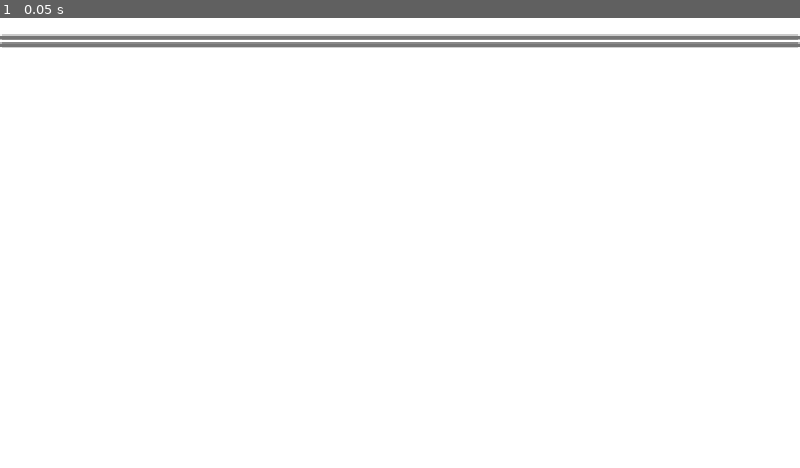
Above: before the commit, frame 1.
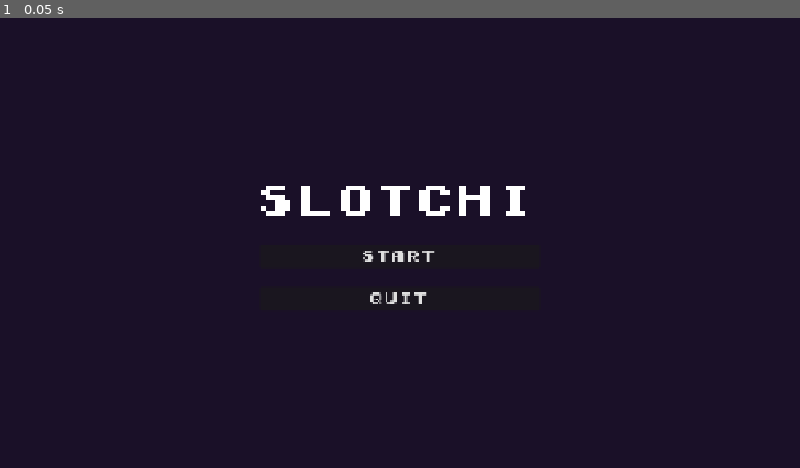
Above: after the commit, the same moment.

Repository: Tortiz-CSUF/slotchi
Game: Godot game, scene res://scenes/main_menu.tscn
Same seed, same stepped clock (60 frames per second), same inputs: the game is played once before the commit and once after it. The project has no main scene, so this scene is started directly.
Inputs:
- Up to frame 1 (0.05 s): no input

The runs differ from the first frame. In frame 1, 99% of the frame differs, in the area x 0-100%, y 0-100%.

Commit message:
laser-mirror-puzzle-Interim_6

Diff:
--- a/scenes/main_menu.tscn
+++ b/scenes/main_menu.tscn
@@ -1,4 +1,6 @@
 [gd_scene format=3 uid="uid://5c311a8sfv0o"]
+
+[ext_resource type="FontFile" uid="uid://ckqwp1t2gj2xd" path="res://assets/fonts/8bit.ttf" id="1_l6cm7"]
 
 [node name="MainMenu" type="Control" unique_id=1688181246]
 layout_mode = 3
@@ -15,20 +17,38 @@
 anchor_bottom = 1.0
 grow_horizontal = 2
 grow_vertical = 2
+color = Color(0.101960786, 0.0627451, 0.15686275, 1)
 
 [node name="VBoxContainer" type="VBoxContainer" parent="." unique_id=1400806302]
 layout_mode = 1
-anchors_preset = 15
-anchor_right = 1.0
-anchor_bottom = 1.0
+anchors_preset = 8
+anchor_left = 0.5
+anchor_top = 0.5
+anchor_right = 0.5
+anchor_bottom = 0.5
+offset_left = -4.0
+offset_top = -23.5
+offset_right = 4.0
+offset_bottom = 23.5
 grow_horizontal = 2
 grow_vertical = 2
+theme_override_constants/separation = 30
+alignment = 1
 
 [node name="Title" type="Label" parent="VBoxContainer" unique_id=5570285]
 layout_mode = 2
+theme_override_fonts/font = ExtResource("1_l6cm7")
+theme_override_font_sizes/font_size = 64
+text = "SLOTCHI"
 
 [node name="StartButton" type="Button" parent="VBoxContainer" unique_id=2141468497]
 layout_mode = 2
+theme_override_fonts/font = ExtResource("1_l6cm7")
+theme_override_font_sizes/font_size = 24
+text = "Start"
 
 [node name="QuitButton" type="Button" parent="VBoxContainer" unique_id=804094963]
 layout_mode = 2
+theme_override_fonts/font = ExtResource("1_l6cm7")
+theme_override_font_sizes/font_size = 24
+text = "Quit"
--- /dev/null
+++ b/scripts/MainMenu.gd
@@ -0,0 +1,11 @@
+extends Control
+
+
+# Called when the node enters the scene tree for the first time.
+func _ready() -> void:
+	pass # Replace with function body.
+
+
+# Called every frame. 'delta' is the elapsed time since the previous frame.
+func _process(delta: float) -> void:
+	pass
Not shown, added: scripts/MainMenu.gd.uid
